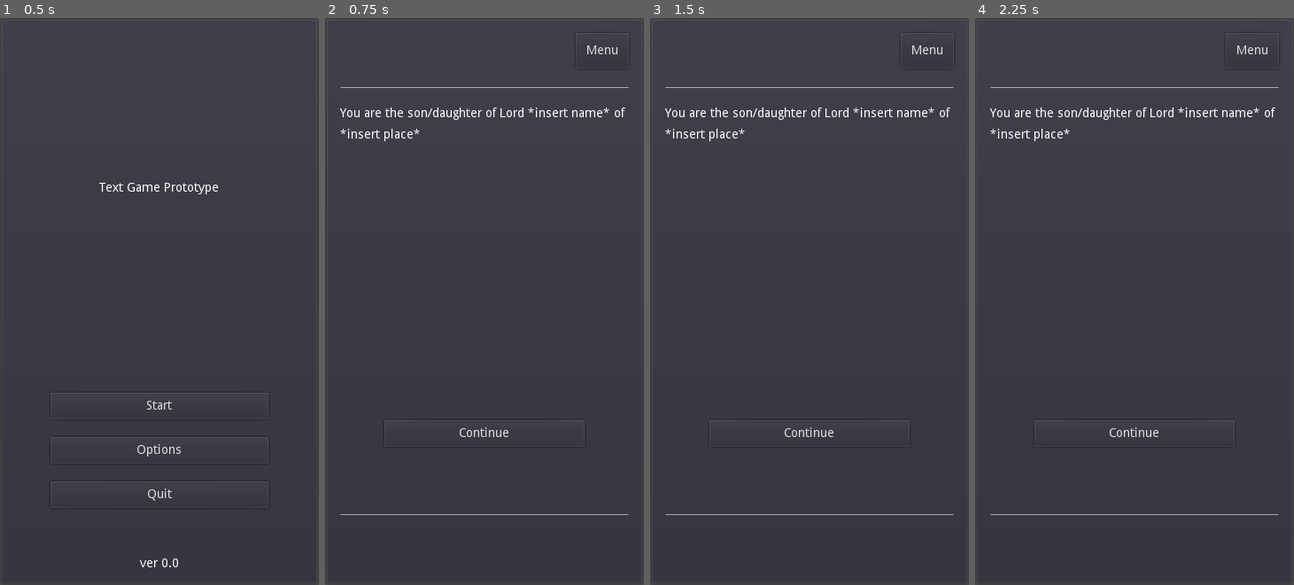
Above: before the commit, frames 1-4 (left to right).
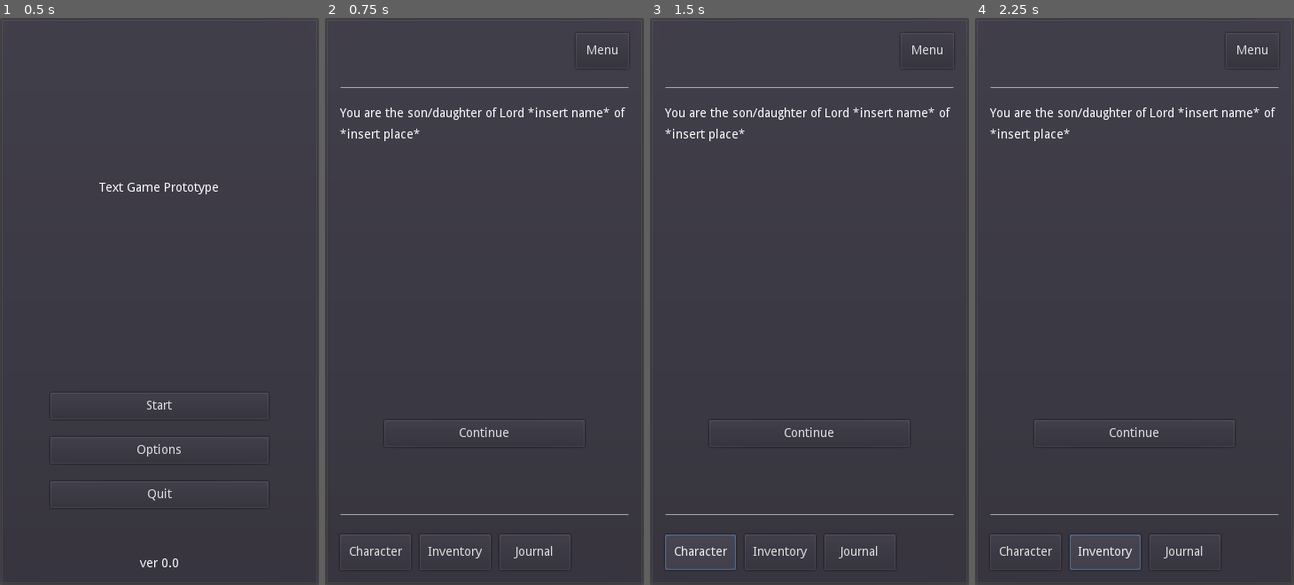
Above: after the commit, the same moments.

Repository: philipuriarte/A-Churchyard-of-Orphans
Game: Godot game, scene res://scenes/main.tscn
Two runs of this game, one before a commit and one after it. Both use one fixed random seed, a clock stepped at 60 frames per second and the inputs below.
Inputs (mouse positions are in pixels of both pictures, inside the frame that each line leads up to):
- Up to frame 1 (0.5 s): no input
- Up to frame 2 (0.75 s): click "Start" at 0.5 s
- Up to frame 3 (1.5 s): click (701, 550) at 1.25 s, where only the run after the commit has a clickable "Character"
- Up to frame 4 (2.25 s): click (1105, 550) at 2 s, where only the run after the commit has a clickable "Inventory"

Frame 1 is identical in both runs. In frame 2, 0.5% of the frame differs, in the area x 4-77%, y 91-96%; in frame 3, 0.5%, in the area x 4-77%, y 91-98%; in frame 4, 0.5%.

Commit message:
Add buttons to BottomContainer
Buttons:
* Character
* Inventory
* Journal

Diff:
--- a/scenes/game_screen.tscn
+++ b/scenes/game_screen.tscn
@@ -80,4 +80,24 @@
 rect_min_size = Vector2( 0, 40 )
 custom_constants/separation = 10
 
+[node name="CharacterButton" type="Button" parent="MainMargin/MainCointainer/BottomContainer"]
+margin_right = 80.0
+margin_bottom = 40.0
+rect_min_size = Vector2( 80, 0 )
+text = "Character"
+
+[node name="InventoryButton" type="Button" parent="MainMargin/MainCointainer/BottomContainer"]
+margin_left = 90.0
+margin_right = 170.0
+margin_bottom = 40.0
+rect_min_size = Vector2( 80, 0 )
+text = "Inventory"
+
+[node name="JournalButton" type="Button" parent="MainMargin/MainCointainer/BottomContainer"]
+margin_left = 180.0
+margin_right = 260.0
+margin_bottom = 40.0
+rect_min_size = Vector2( 80, 0 )
+text = "Journal"
+
 [connection signal="pressed" from="MainMargin/MainCointainer/TopContainer/MenuButton" to="." method="_on_MenuButton_pressed"]
